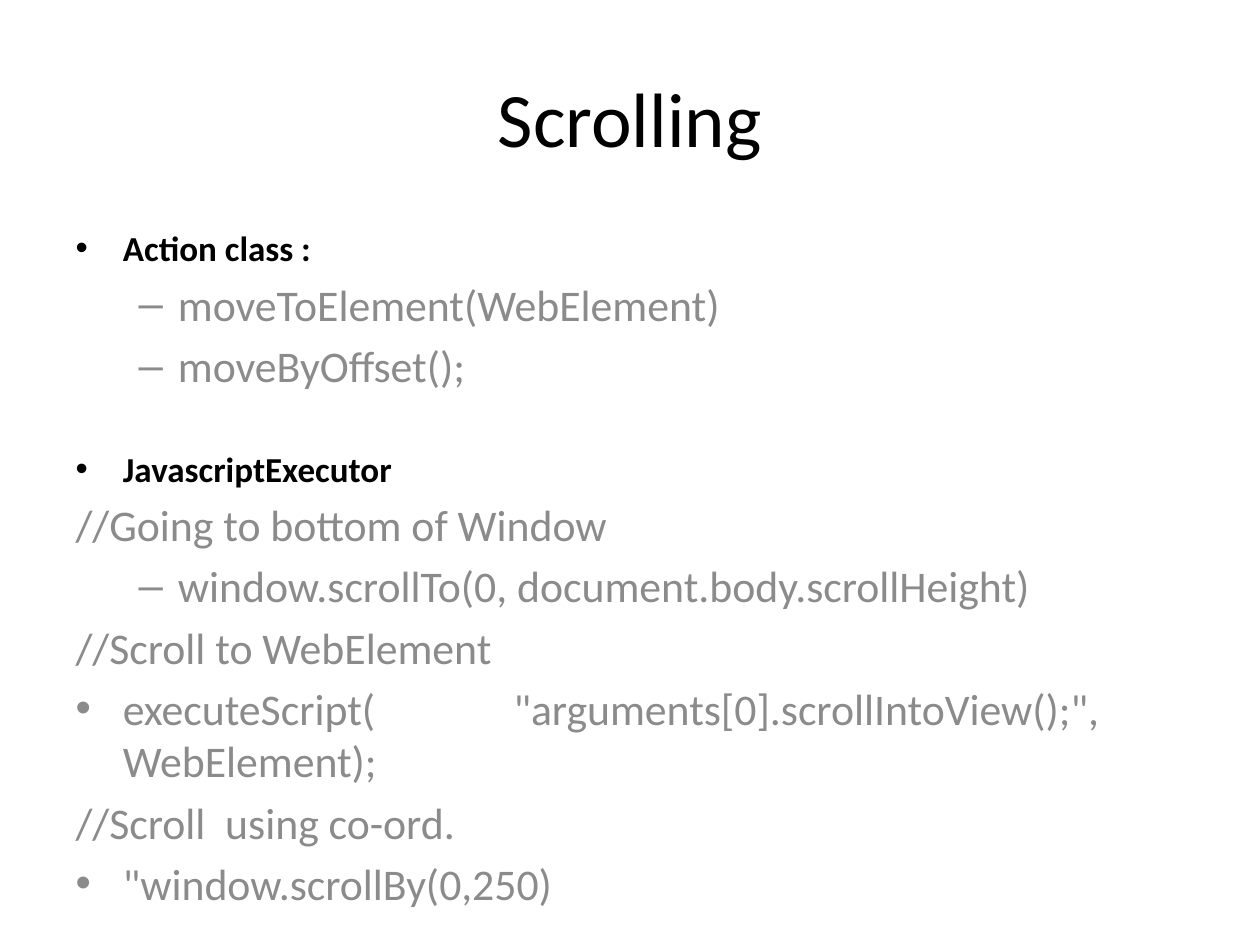
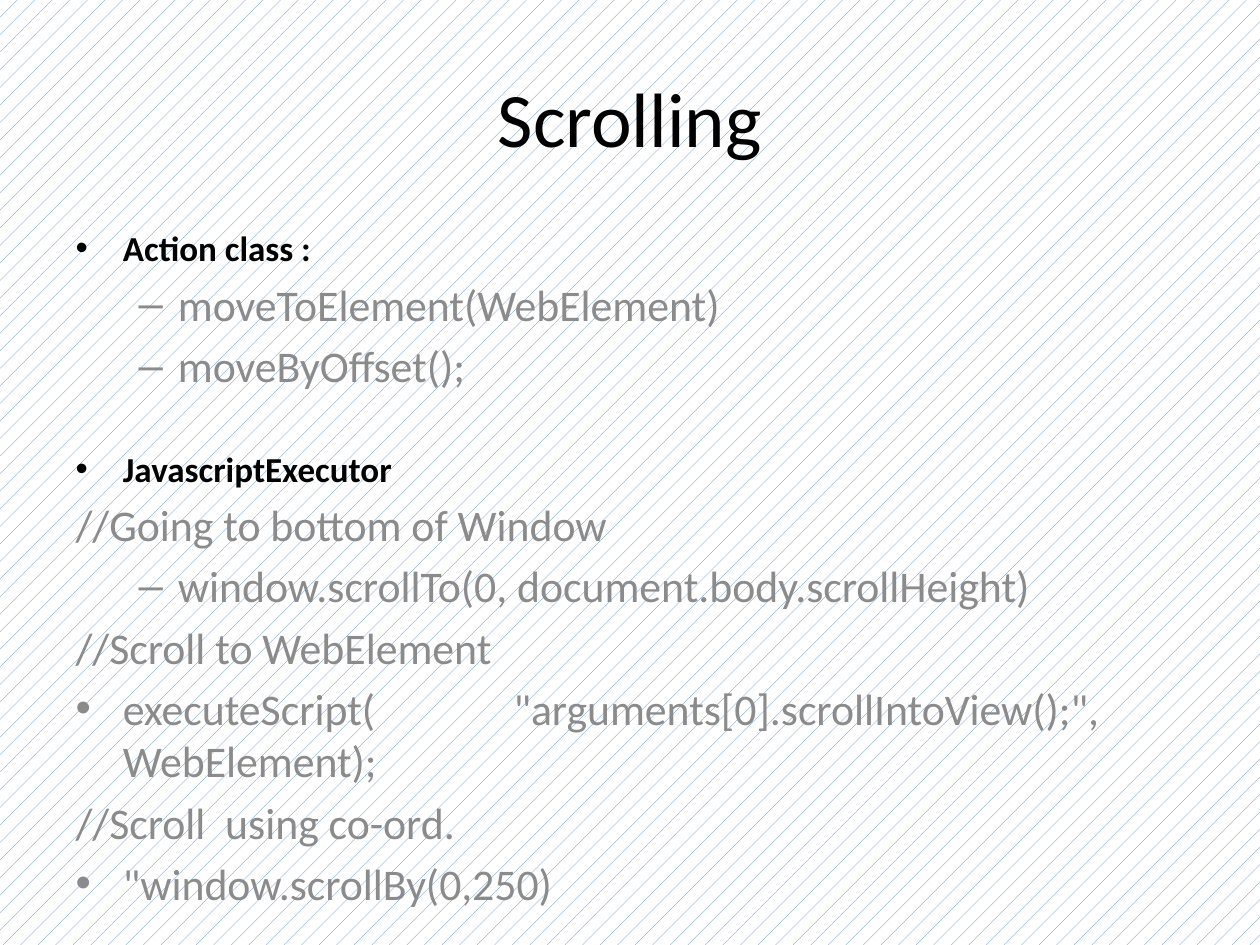
Before and after one commit to makkar-nishant123/WebVirtue, a slide deck: slide 8 of WebVirtue.pptx. Drawn at 1260x945 pixels with LibreOffice and Linux fonts; fonts in the diff are those of the drawing. Boxes give left, top, right and bottom in pixels: in the first picture for what was removed or moved away, otherwise in the second. Text is boxed around its words. In the diff, an @@ line names an element or a change of style, - is before the commit and + after.

```diff
--- a/WebVirtue.pptx
+++ b/WebVirtue.pptx
@@ background #FFFFFF to pattern #4F81BD on #FFFFFF @@
```
Also in this commit, not shown: 12 other slides changed, 2 slides added, 1 other file.
